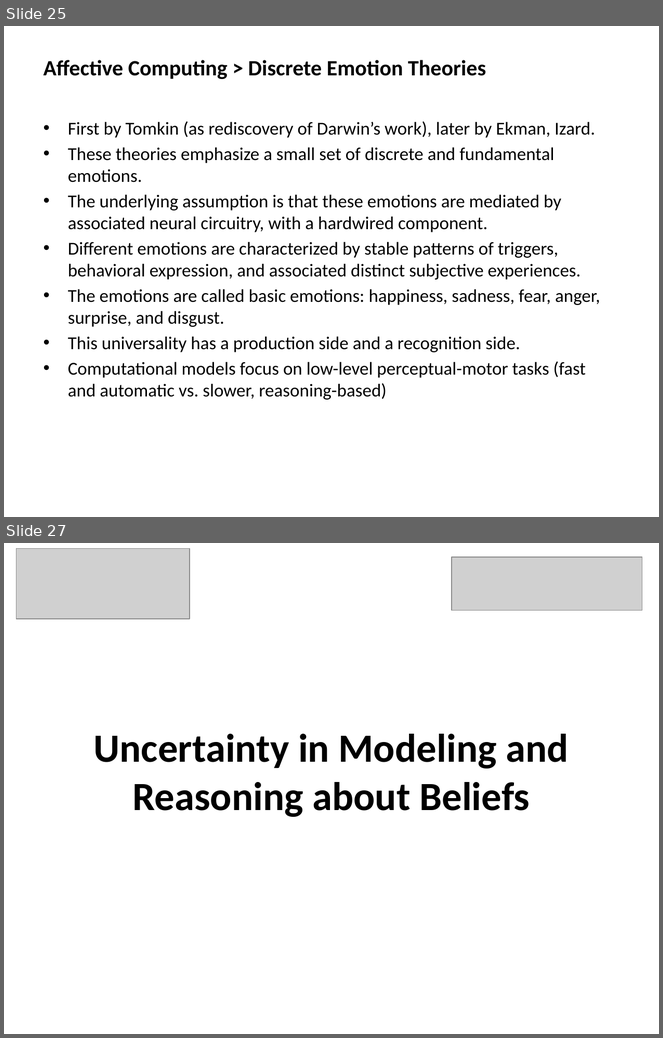
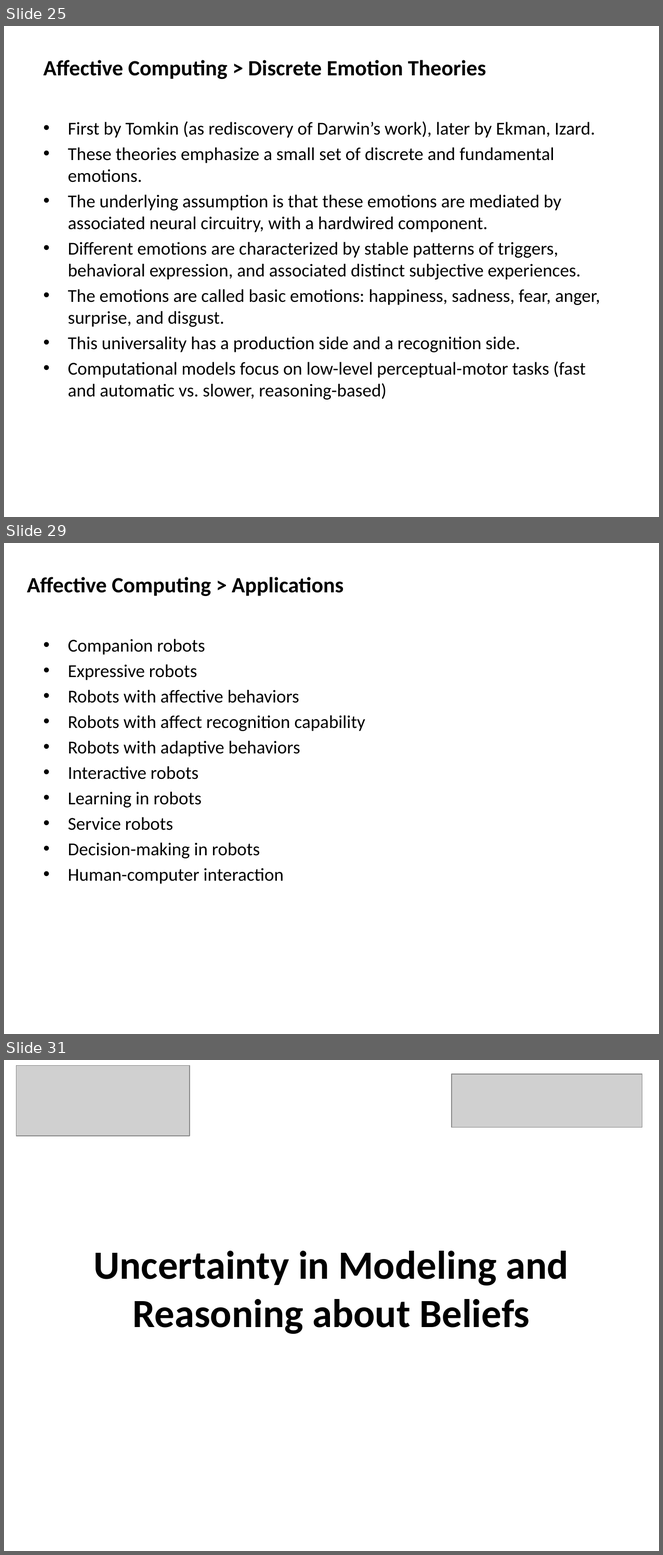
Before and after one commit to mshayganfar/CompExam1, a slide deck: presentation/PhD-comprehensive-exam.pptx. Shown one above the other, each under a label of ours: slides 25 and 27 before the commit, slides 25, 29 and 31 after it; the slides between them are not shown. The pictures are 663x1038 and 663x1555 pixels, drawn with LibreOffice and Linux fonts; fonts in the diff are those of the drawing; grey boxes stand for pictures. Boxes give left, top, right and bottom in pixels: in the first picture for what was removed or moved away, otherwise in the second. Text is boxed around its words. In the diff, an @@ line names an element or a change of style, - is before the commit and + after.

```diff
--- a/presentation/PhD-comprehensive-exam.pptx
+++ b/presentation/PhD-comprehensive-exam.pptx
@@ slide 29 added at (4,543,659,1034), background #FFFFFF @@
@@ text added at (27,577,344,596), 24 pt, text #000000, bold @@
+Affective Computing > Applications
@@ text added at (68,639,366,884), 20 pt, text #000000 @@
+• Companion robots
+• Expressive robots
+• Robots with affective behaviors
+• Robots with affect recognition capability
+• Robots with adaptive behaviors
+• Interactive robots
+• Learning in robots
+• Service robots
+• Decision-making in robots
+• Human-computer interaction
@@ what was slide 27 is now slide 31 @@
```
Also in this commit, not shown: 1 slide changed, 3 other slides added.
